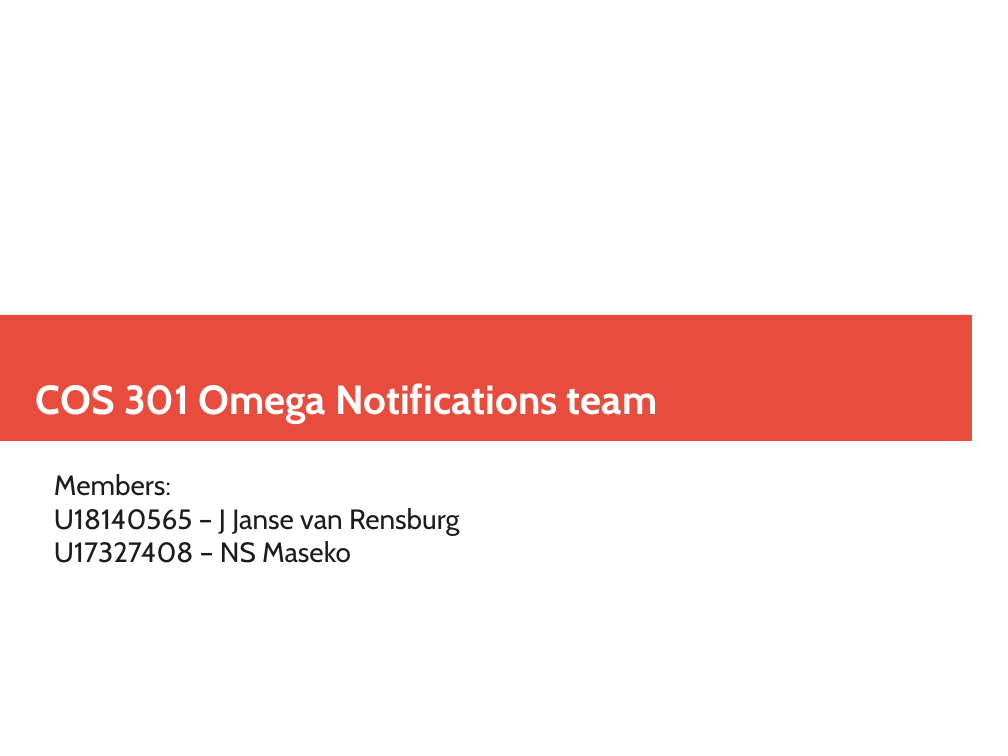
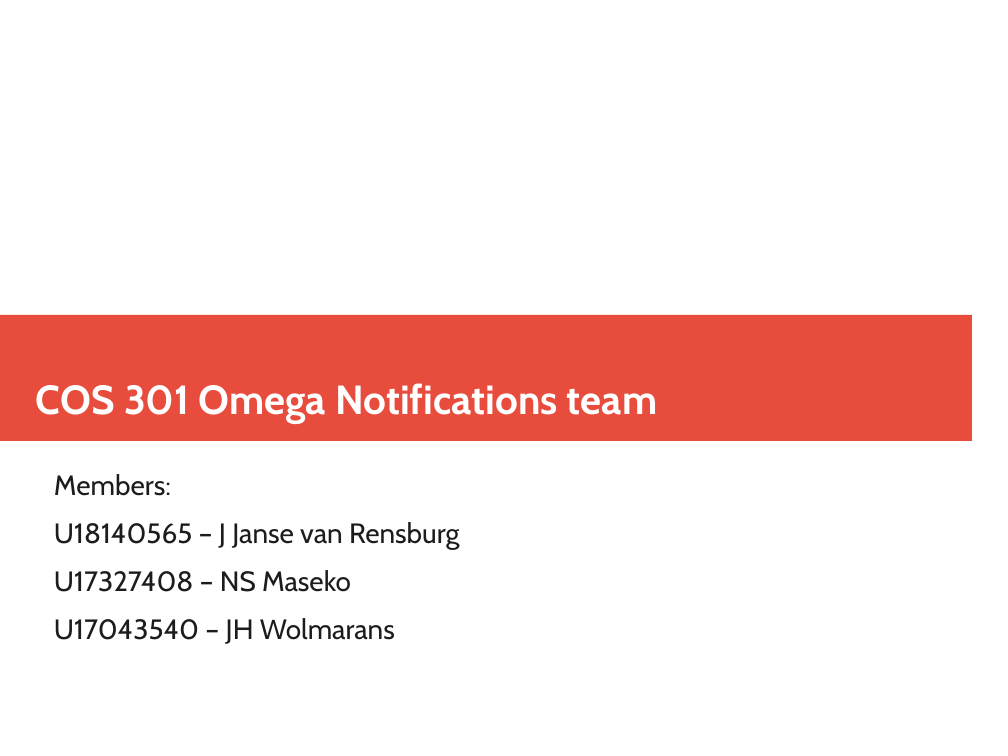
Before and after one commit to TNSelahle/Mouthpiece, a slide deck: slide 1 of Notifications/COS301_Omega_Notifications_Demo2.odp. Drawn at 1008x756 pixels with LibreOffice and Linux fonts; fonts in the diff are those of the drawing. Boxes give left, top, right and bottom in pixels: in the first picture for what was removed or moved away, otherwise in the second. Text is boxed around its words. In the diff, an @@ line names an element or a change of style, - is before the commit and + after.

```diff
--- a/Notifications/COS301_Omega_Notifications_Demo2.odp
+++ b/Notifications/COS301_Omega_Notifications_Demo2.odp
@@ subtitle at (54,474,459,592): more space between paragraphs @@
@@ subtitle at (54,618,395,644): paragraph added @@
+U17043540 – JH Wolmarans
```
Also in this commit, not shown: 10 other slides changed.
